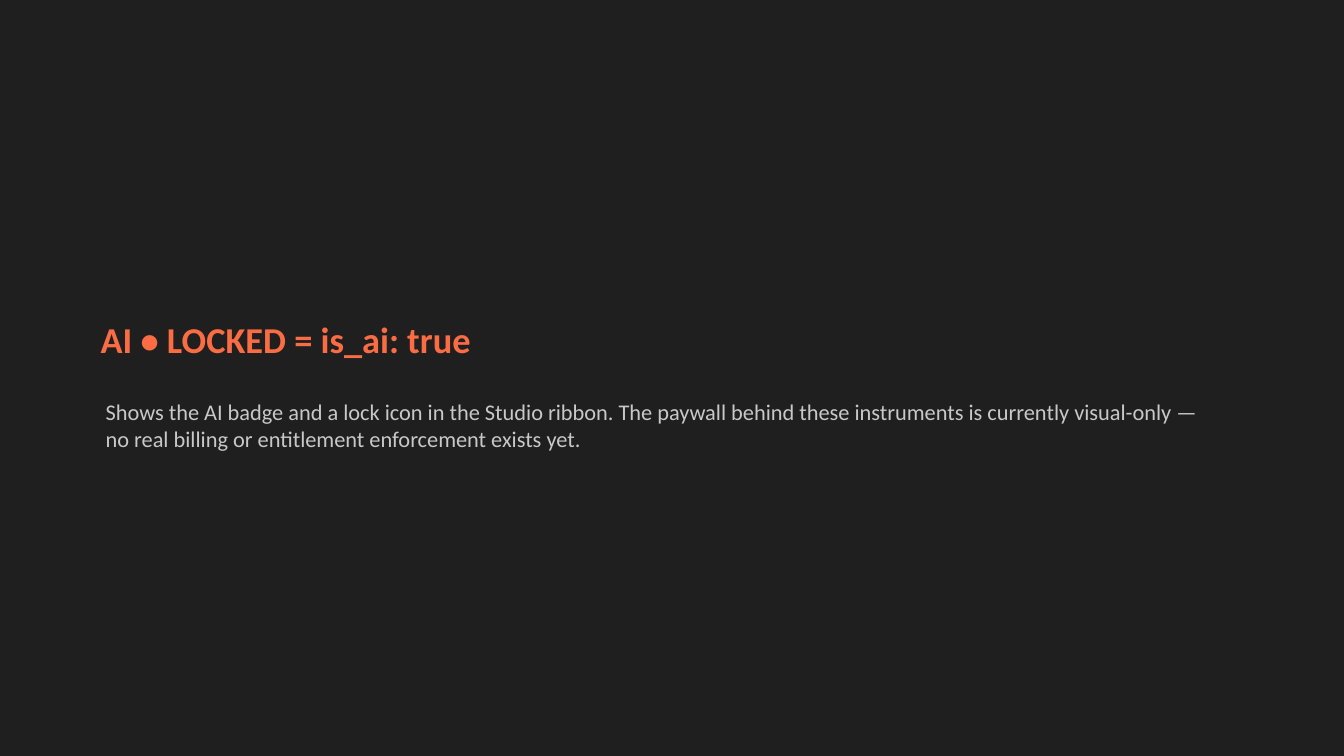
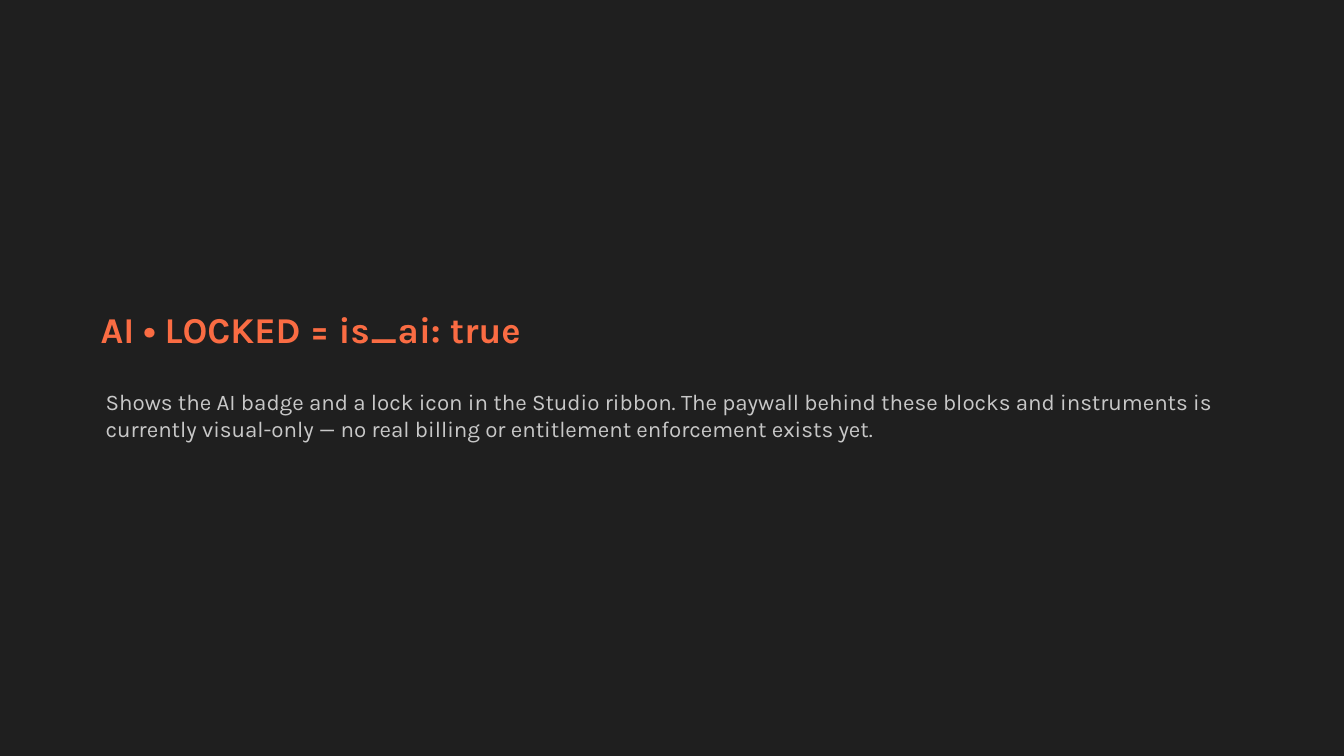
Before and after one commit to akilocorp/rag_platform, a slide deck: slide 34 of studio_instruments.pptx (slide 24 before the commit). Drawn at 1344x756 pixels with LibreOffice and Linux fonts; fonts in the diff are those of the drawing. Boxes give left, top, right and bottom in pixels: in the first picture for what was removed or moved away, otherwise in the second. Text is boxed around its words. In the diff, an @@ line names an element or a change of style, - is before the commit and + after.

```diff
--- a/studio_instruments.pptx
+++ b/studio_instruments.pptx
@@ text "AI • LOCKED = is_ai: ...": place and size @@
-text "AI • LOCKED = is_ai: ..." at [101,327,470,358]
+text "AI • LOCKED = is_ai: ..." at [101,317,521,344]
@@ text "AI • LOCKED = is_ai: ..." at [101,317,521,344]: font Calibri to Karla @@
@@ text at [106,394,1211,443]: text changed; font Calibri to Karla @@
-Shows the AI badge and a lock icon in the Studio ribbon. The paywall behind these instruments is currently visual-only — no real billing or entitlement enforcement exists yet.
+Shows the AI badge and a lock icon in the Studio ribbon. The paywall behind these blocks and instruments is currently visual-only — no real billing or entitlement enforcement exists yet.
```
Also in this commit, not shown: 15 other slides changed, 18 slides added, 8 slides removed.
